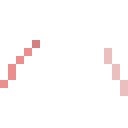
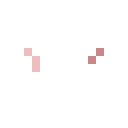
Two versions of the same layered image (128x128). Layer-by-layer changes:
hid "arms_set_blank_side_walk_frame0" over [0,40,128,96]
added layer "arms_set_blank_back_code_frame0" above "arms_set_blank_back" over [24,48,104,72]
